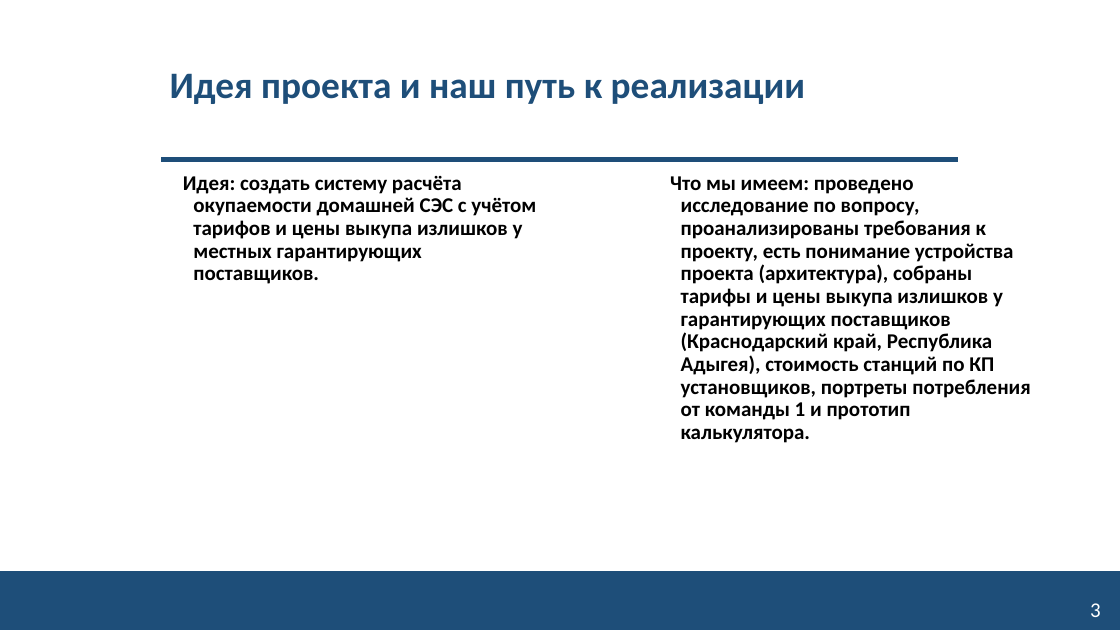
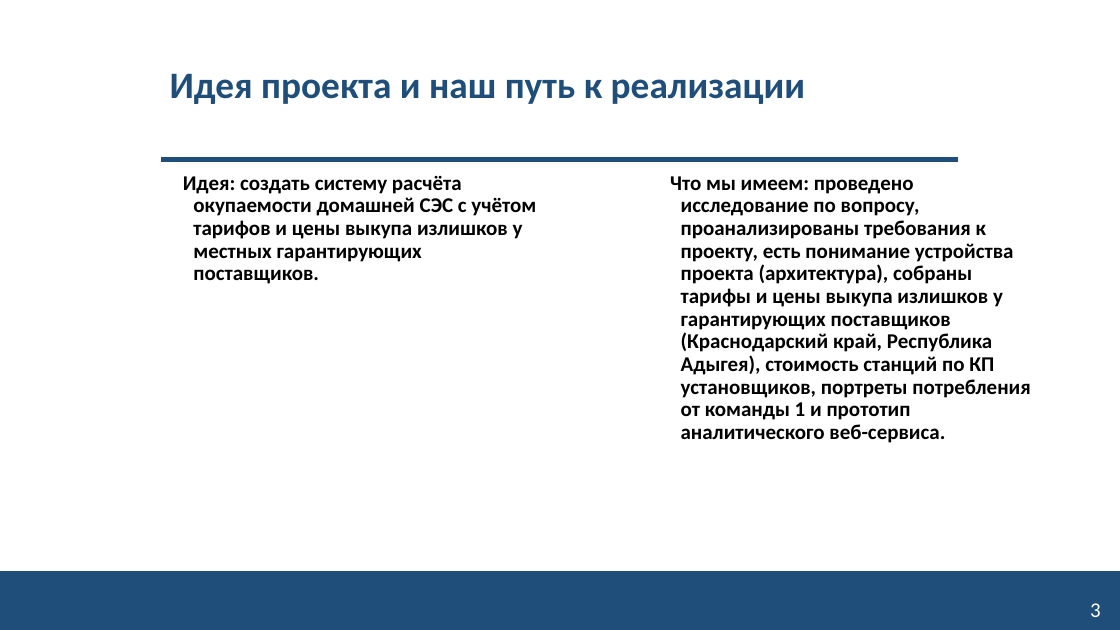
Before and after one commit to NeK0ban/SunCount, a slide deck: slide 3 of reports/kurs/04_konkurenty/SunCount_konkurenty.pptx. Drawn at 1120x630 pixels with LibreOffice and Linux fonts; fonts in the diff are those of the drawing; background and template pictures are left out. Boxes give left, top, right and bottom in pixels: in the first picture for what was removed or moved away, otherwise in the second. Text is boxed around its words. In the diff, an @@ line names an element or a change of style, - is before the commit and + after.

```diff
--- a/reports/kurs/04_konkurenty/SunCount_konkurenty.pptx
+++ b/reports/kurs/04_konkurenty/SunCount_konkurenty.pptx
@@ text at bbox=[670, 176, 1030, 443]: text changed @@
-Что мы имеем: проведено исследование по вопросу, проанализированы требования к проекту, есть понимание устройства проекта (архитектура), собраны тарифы и цены выкупа излишков у гарантирующих поставщиков (Краснодарский край, Республика Адыгея), стоимость станций по КП установщиков, портреты потребления от команды 1 и прототип калькулятора.
+Что мы имеем: проведено исследование по вопросу, проанализированы требования к проекту, есть понимание устройства проекта (архитектура), собраны тарифы и цены выкупа излишков у гарантирующих поставщиков (Краснодарский край, Республика Адыгея), стоимость станций по КП установщиков, портреты потребления от команды 1 и прототип аналитического веб-сервиса.
```
Also in this commit, not shown: 1 other slide changed, 21 other files.
